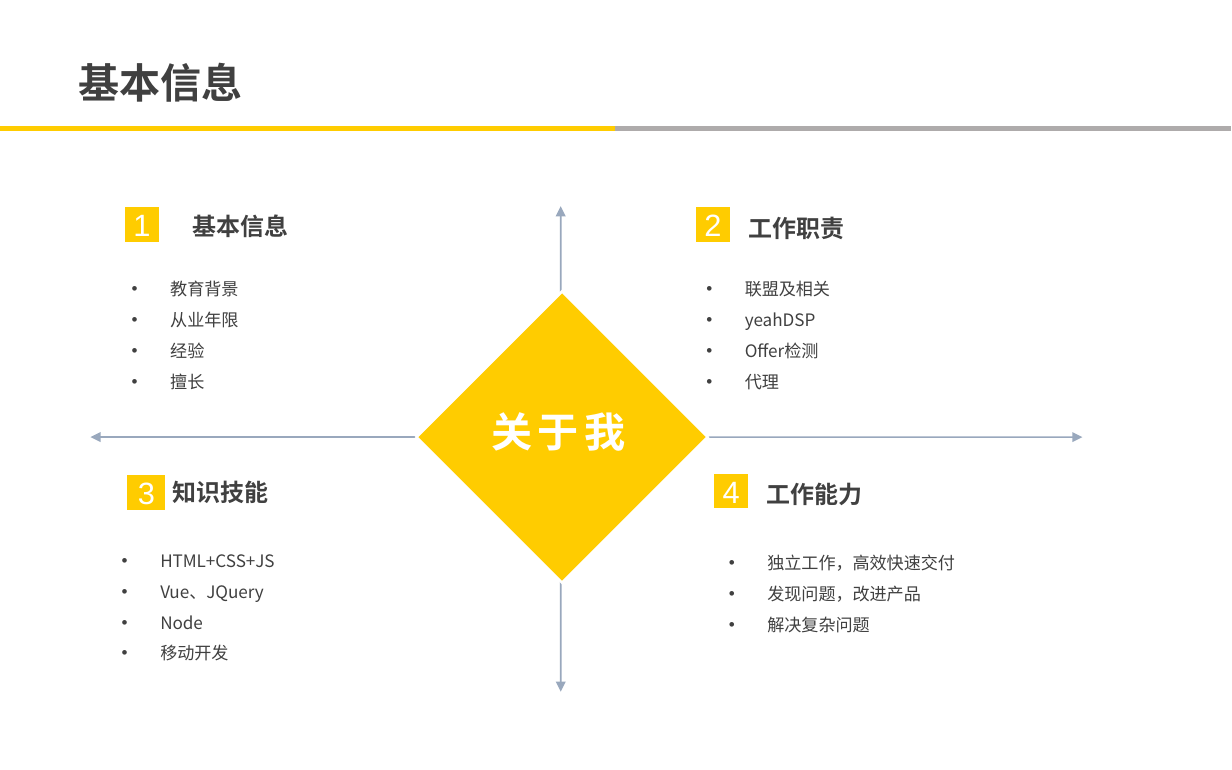
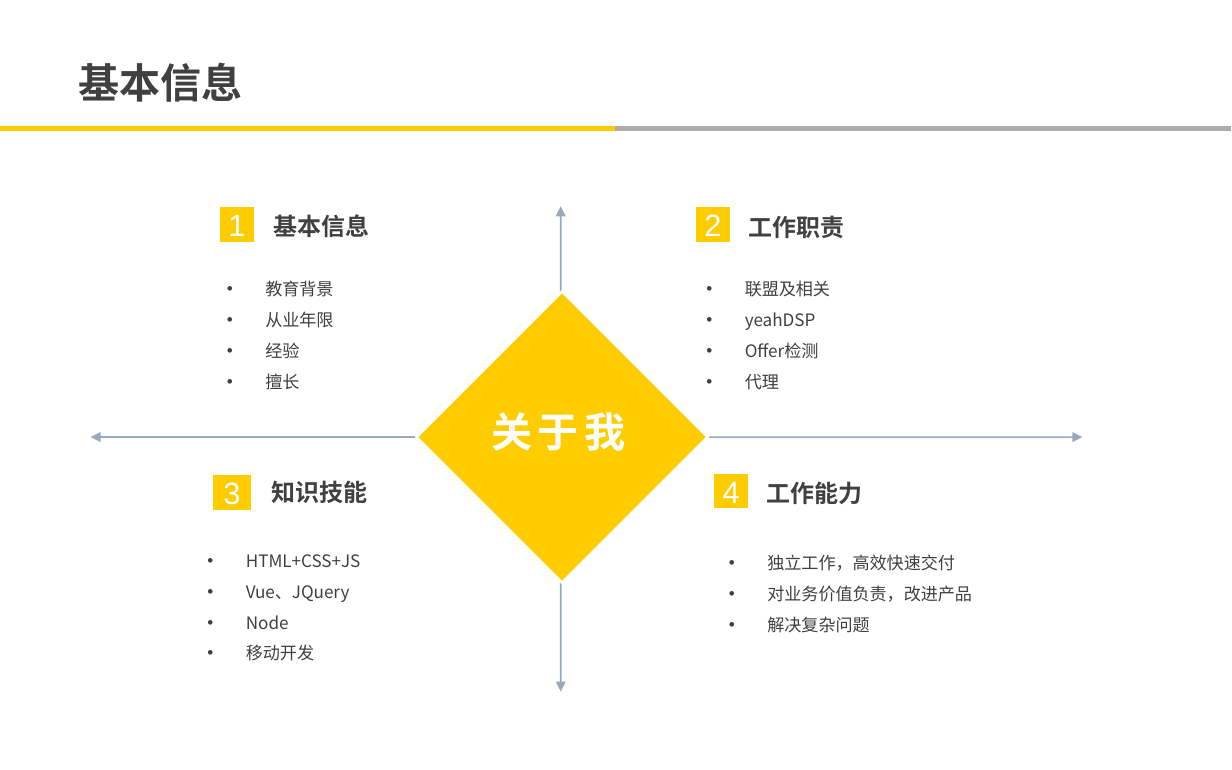
Before and after one commit to yian529/elaine, a slide deck: slide 3 of 申请/马爱莲-广告平台BU-国际业务部-产品技术组-申请职级T5.pptx (slide 2 before the commit). Drawn at 1232x770 pixels with LibreOffice and Linux fonts; fonts in the diff are those of the drawing; background and template pictures are left out. Boxes give left, top, right and bottom in pixels: in the first picture for what was removed or moved away, otherwise in the second. Text is boxed around its words. In the diff, an @@ line names an element or a change of style, - is before the commit and + after.

```diff
--- a/申请/马爱莲-广告平台BU-国际业务部-产品技术组-申请职级T5.pptx
+++ b/申请/马爱莲-广告平台BU-国际业务部-产品技术组-申请职级T5.pptx
@@ rectangle "1": place and size @@
-rectangle "1" at [124, 207, 160, 243]
+rectangle "1" at [219, 207, 255, 243]
@@ text "基本信息": place and size @@
-text "基本信息" at [192, 214, 288, 237]
+text "基本信息" at [273, 214, 369, 237]
@@ text "教育背景": place and size @@
-text "教育背景" at [170, 280, 238, 390]
+text "教育背景" at [265, 280, 333, 390]
@@ rectangle "3": place and size @@
-rectangle "3" at [127, 474, 166, 510]
+rectangle "3" at [212, 474, 251, 510]
@@ text "知识技能": place and size @@
-text "知识技能" at [172, 480, 268, 503]
+text "知识技能" at [272, 480, 368, 503]
@@ text "HTML+CSS+JS": place and size @@
-text "HTML+CSS+JS" at [160, 554, 274, 661]
+text "HTML+CSS+JS" at [246, 554, 360, 661]
@@ text at [767, 585, 972, 602]: text changed @@
-  • 发现问题，改进产品
+  • 对业务价值负责，改进产品
```
Also in this commit, not shown: 6 other slides changed, 1 slide added, 2 other files.
